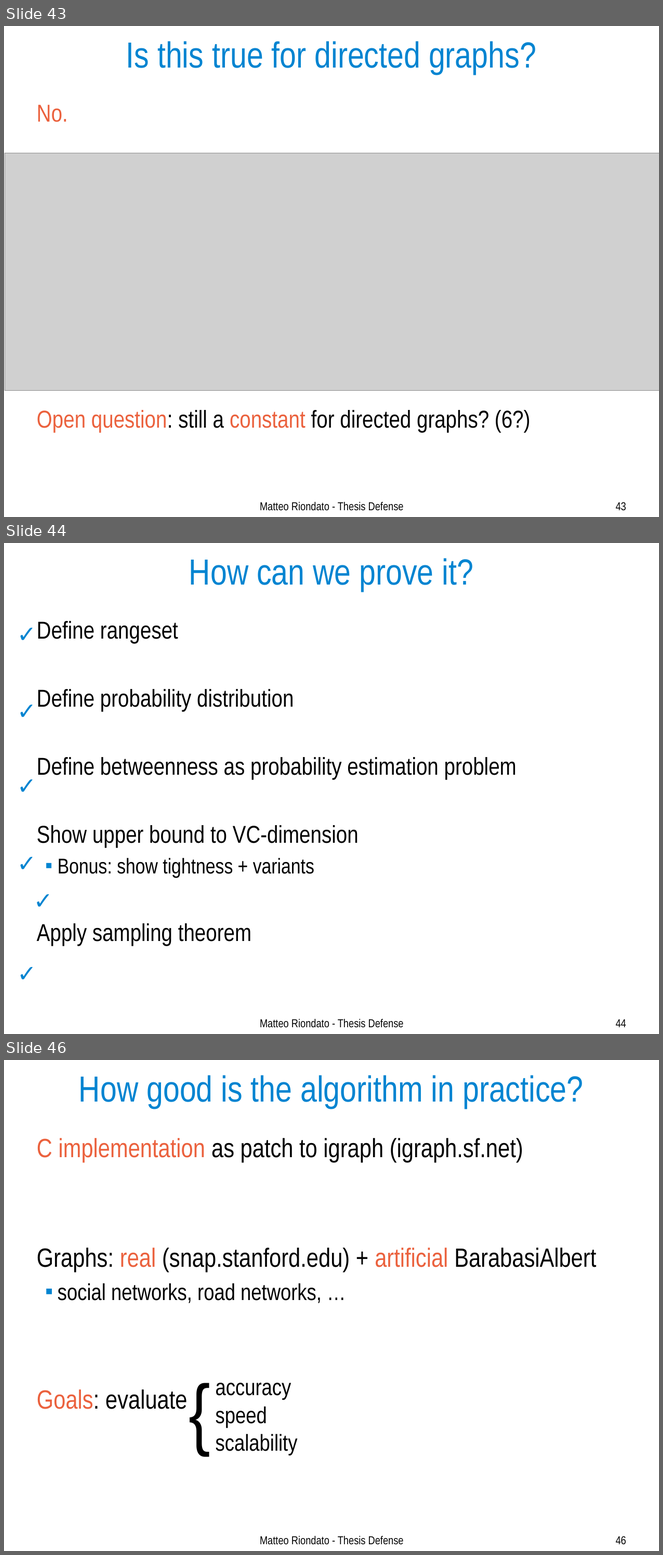
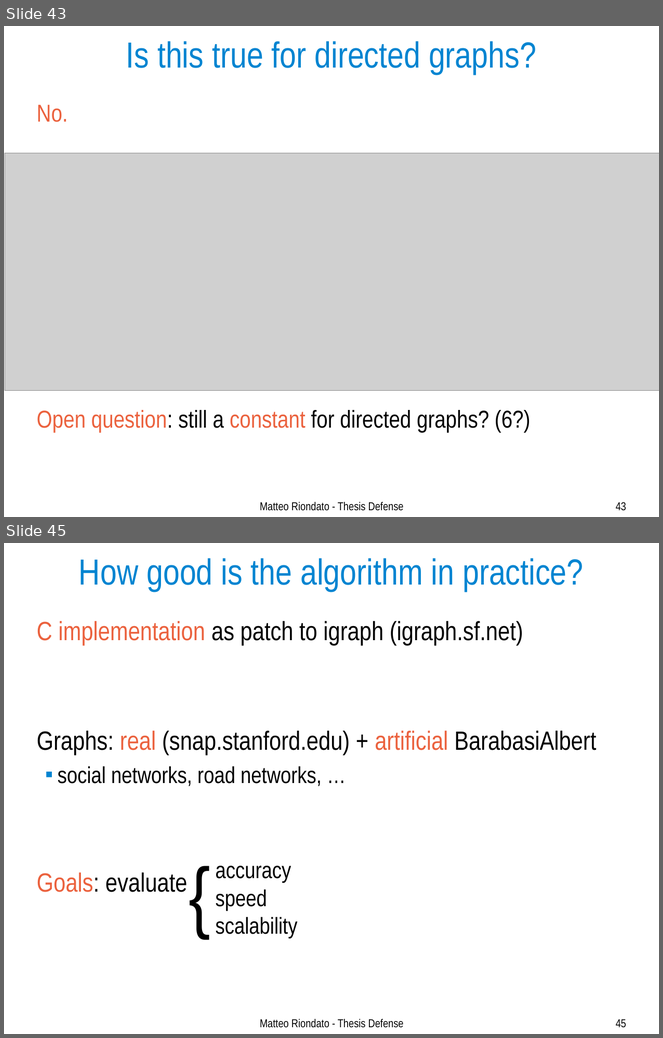
Before and after one commit to ZhizhongIsaacChen/dissertation, a slide deck: defense/Defense-talk.odp. Shown one above the other, each under a label of ours: slides 43, 44 and 46 before the commit, slides 43 and 45 after it; the slides between them are not shown. The pictures are 663x1555 and 663x1038 pixels, drawn with LibreOffice and Linux fonts; fonts in the diff are those of the drawing; grey boxes stand for pictures. Boxes give left, top, right and bottom in pixels: in the first picture for what was removed or moved away, otherwise in the second. Text is boxed around its words. In the diff, an @@ line names an element or a change of style, - is before the commit and + after.

```diff
--- a/defense/Defense-talk.odp
+++ b/defense/Defense-talk.odp
@@ slide 44 removed at [4,543,659,1034], background #FFFFFF @@
@@ title removed at [189,558,474,591] @@
-How can we prove it?
@@ text removed at [11,617,41,654] @@
-✓
@@ text removed at [37,621,517,947] @@
-Define rangeset
-Define probability distribution
-Define betweenness as probability estimation problem
-Show upper bound to VC-dimension
-  ■ Bonus: show tightness + variants
-Apply sampling theorem
@@ text removed at [11,694,41,731] @@
-✓
@@ text removed at [11,769,41,807] @@
-✓
@@ text removed at [11,846,41,884] @@
-✓
@@ text removed at [28,884,58,921] @@
-✓
@@ text removed at [11,956,41,994] @@
-✓
@@ text removed at [260,1019,404,1028] @@
-Matteo Riondato - Thesis Defense
@@ page number removed at [616,1019,626,1028] @@
-44
@@ what was slide 46 is now slide 45 @@
@@ page number at [616,1019,626,1028]: text changed @@
-46
+45
```
Also in this commit, not shown: 29 slides changed.
